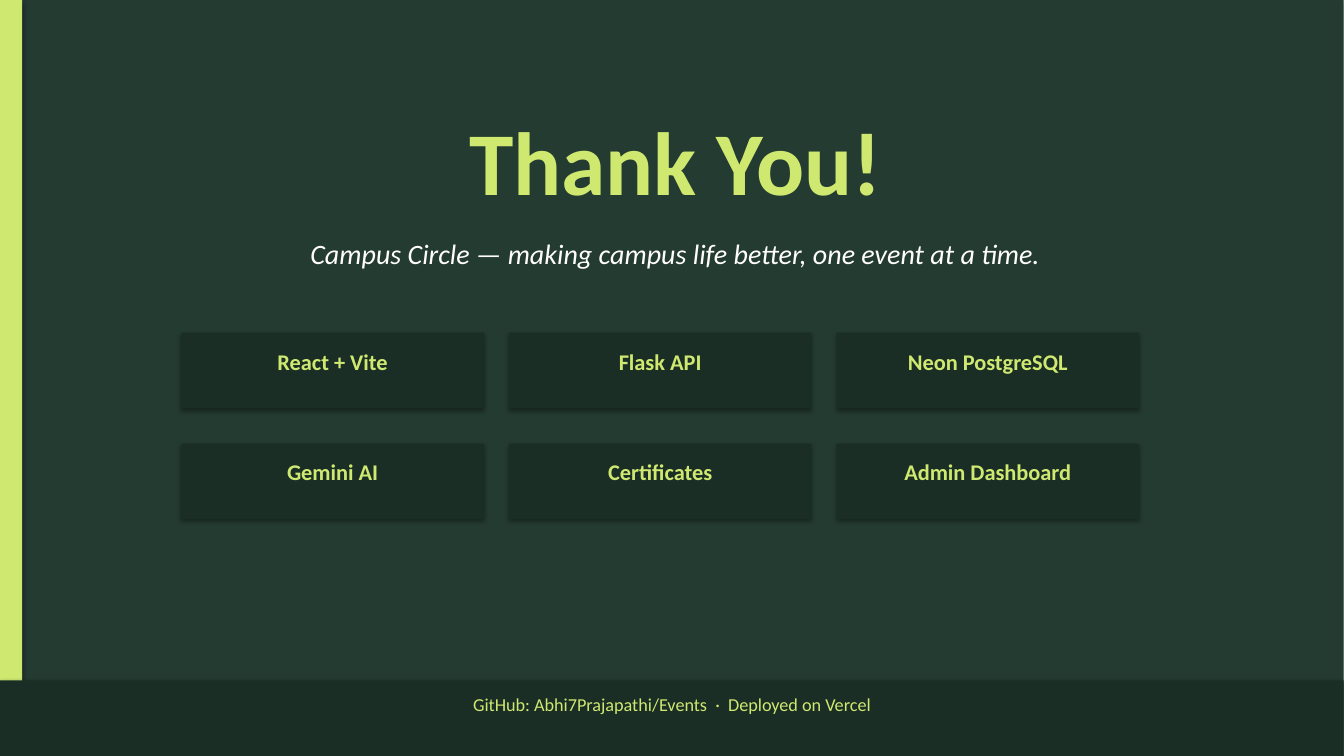
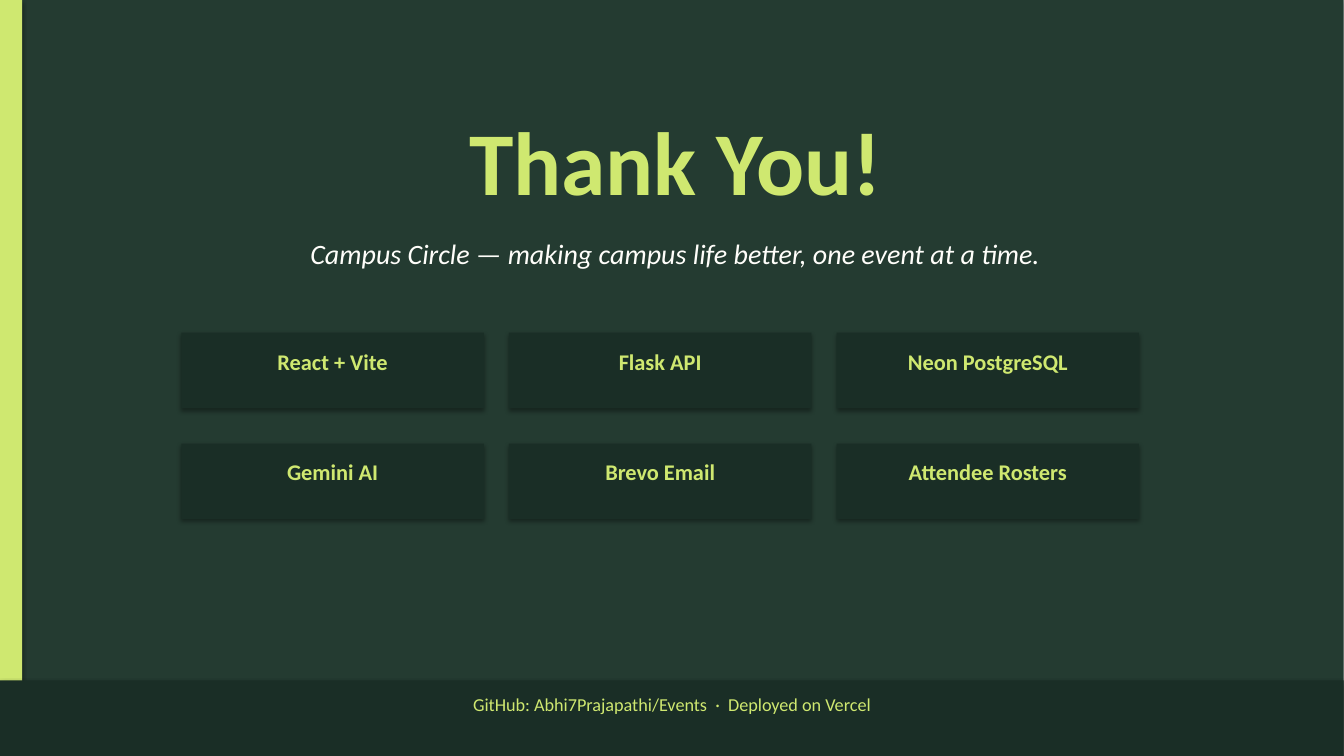
Before and after one commit to Abhi7Prajapathi/Events, a slide deck: slide 12 of CampusCircle_Presentation.pptx. Drawn at 1344x756 pixels with LibreOffice and Linux fonts; fonts in the diff are those of the drawing. Boxes give left, top, right and bottom in pixels: in the first picture for what was removed or moved away, otherwise in the second. Text is boxed around its words. In the diff, an @@ line names an element or a change of style, - is before the commit and + after.

Commit message:
feat: Admin event attendee roster view, CSV export, and updated PPT deck with Brevo & attendee features

```diff
--- a/CampusCircle_Presentation.pptx
+++ b/CampusCircle_Presentation.pptx
@@ text at [605, 464, 715, 480]: text changed @@
-Certificates
+Brevo Email
@@ text at [909, 464, 1067, 480]: text changed @@
-Admin Dashboard
+Attendee Rosters
```
Also in this commit, not shown: 10 other slides changed, 3 other files.
